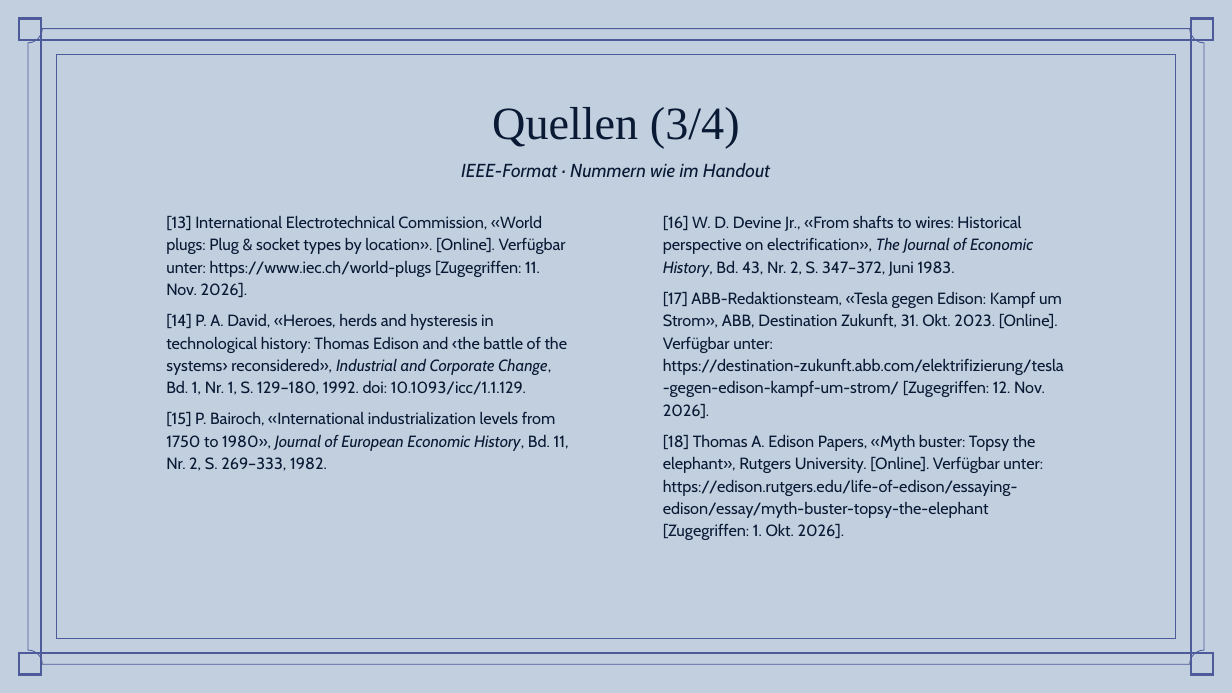
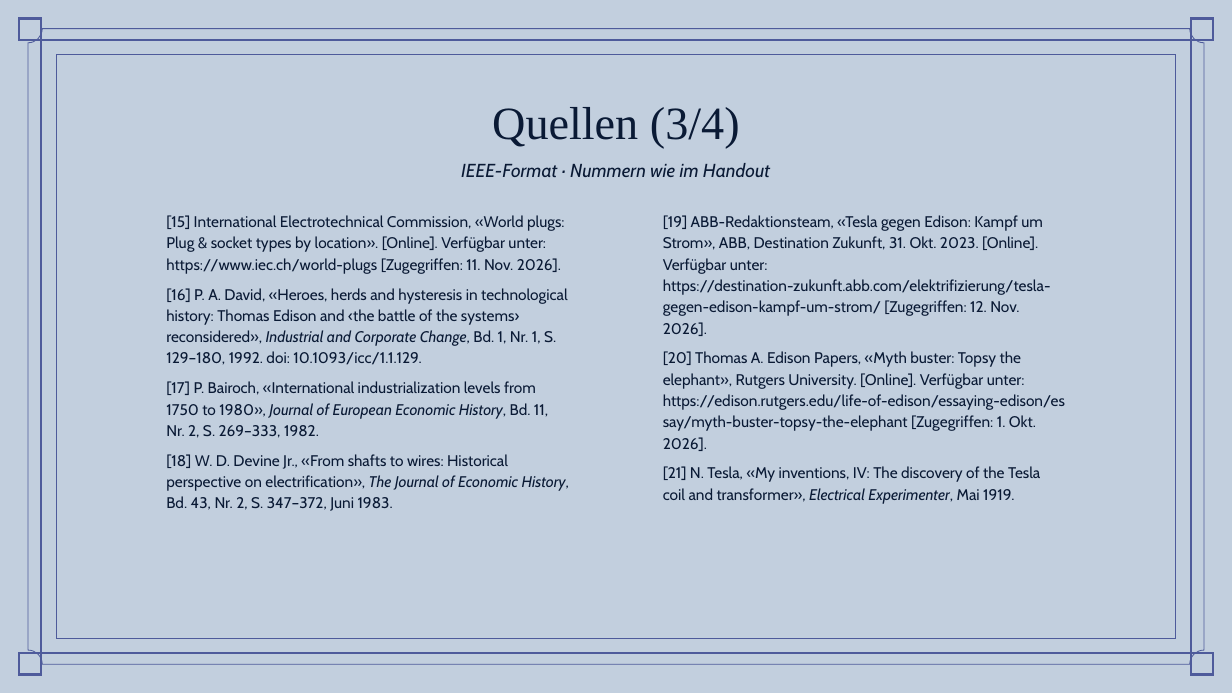
Before and after one commit to simonbruder-hub/Edison_vs_Westinghouse, a slide deck: slide 20 of abgabe/Praesentation_Stromkrieg_Bruder.pptx. Drawn at 1232x693 pixels with LibreOffice and Linux fonts; fonts in the diff are those of the drawing; background and template pictures are left out. Boxes give left, top, right and bottom in pixels: in the first picture for what was removed or moved away, otherwise in the second. Text is boxed around its words. In the diff, an @@ line names an element or a change of style, - is before the commit and + after.

```diff
--- a/abgabe/Praesentation_Stromkrieg_Bruder.pptx
+++ b/abgabe/Praesentation_Stromkrieg_Bruder.pptx
@@ subtitle at (166,215,569,511): text changed; size 9.5 to 9 pt @@
-[13] International Electrotechnical Commission, «World plugs: Plug & socket types by location». [Online]. Verfügbar unter: https://www.iec.ch/world-plugs [Zugegriffen: 11. Nov. 2026].
-[14] P. A. David, «Heroes, herds and hysteresis in technological history: Thomas Edison and ‹the battle of the systems› reconsidered», Industrial and Corporate Change, Bd. 1, Nr. 1, S. 129–180, 1992. doi: 10.1093/icc/1.1.129.
-[15] P. Bairoch, «International industrialization levels from 1750 to 1980», Journal of European Economic History, Bd. 11, Nr. 2, S. 269–333, 1982.
+[15] International Electrotechnical Commission, «World plugs: Plug & socket types by location». [Online]. Verfügbar unter: https://www.iec.ch/world-plugs [Zugegriffen: 11. Nov. 2026].
+[16] P. A. David, «Heroes, herds and hysteresis in technological history: Thomas Edison and ‹the battle of the systems› reconsidered», Industrial and Corporate Change, Bd. 1, Nr. 1, S. 129–180, 1992. doi: 10.1093/icc/1.1.129.
+[17] P. Bairoch, «International industrialization levels from 1750 to 1980», Journal of European Economic History, Bd. 11, Nr. 2, S. 269–333, 1982.
+[18] W. D. Devine Jr., «From shafts to wires: Historical perspective on electrification», The Journal of Economic History, Bd. 43, Nr. 2, S. 347–372, Juni 1983.
@@ subtitle at (663,215,1065,504): text changed; size 9.5 to 9 pt @@
-[16] W. D. Devine Jr., «From shafts to wires: Historical perspective on electrification», The Journal of Economic History, Bd. 43, Nr. 2, S. 347–372, Juni 1983.
-[17] ABB-Redaktionsteam, «Tesla gegen Edison: Kampf um Strom», ABB, Destination Zukunft, 31. Okt. 2023. [Online]. Verfügbar unter: https://destination-zukunft.abb.com/elektrifizierung/tesla-gegen-edison-kampf-um-strom/ [Zugegriffen: 12. Nov. 2026].
-[18] Thomas A. Edison Papers, «Myth buster: Topsy the elephant», Rutgers University. [Online]. Verfügbar unter: https://edison.rutgers.edu/life-of-edison/essaying-edison/essay/myth-buster-topsy-the-elephant [Zugegriffen: 1. Okt. 2026].
+[19] ABB-Redaktionsteam, «Tesla gegen Edison: Kampf um Strom», ABB, Destination Zukunft, 31. Okt. 2023. [Online]. Verfügbar unter: https://destination-zukunft.abb.com/elektrifizierung/tesla-gegen-edison-kampf-um-strom/ [Zugegriffen: 12. Nov. 2026].
+[20] Thomas A. Edison Papers, «Myth buster: Topsy the elephant», Rutgers University. [Online]. Verfügbar unter: https://edison.rutgers.edu/life-of-edison/essaying-edison/essay/myth-buster-topsy-the-elephant [Zugegriffen: 1. Okt. 2026].
+[21] N. Tesla, «My inventions, IV: The discovery of the Tesla coil and transformer», Electrical Experimenter, Mai 1919.
```
Also in this commit, not shown: 18 other slides changed, 15 other files.
